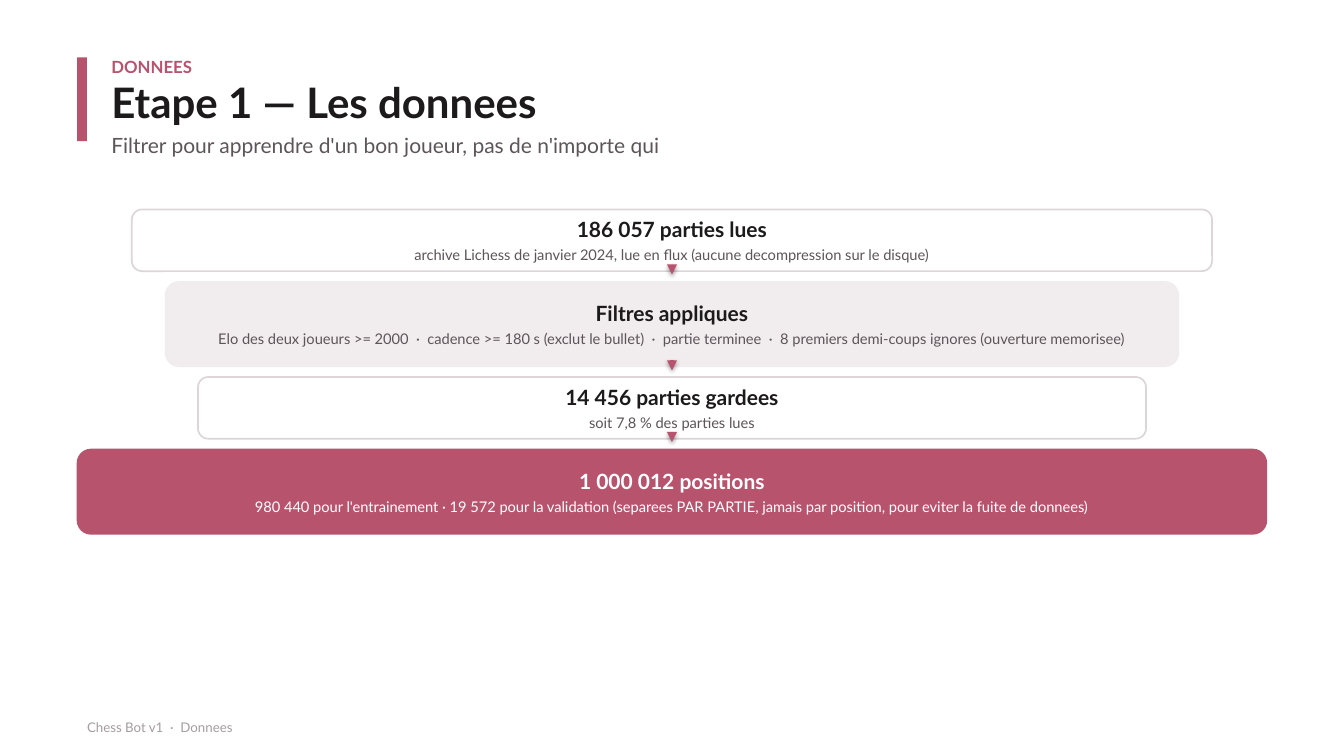
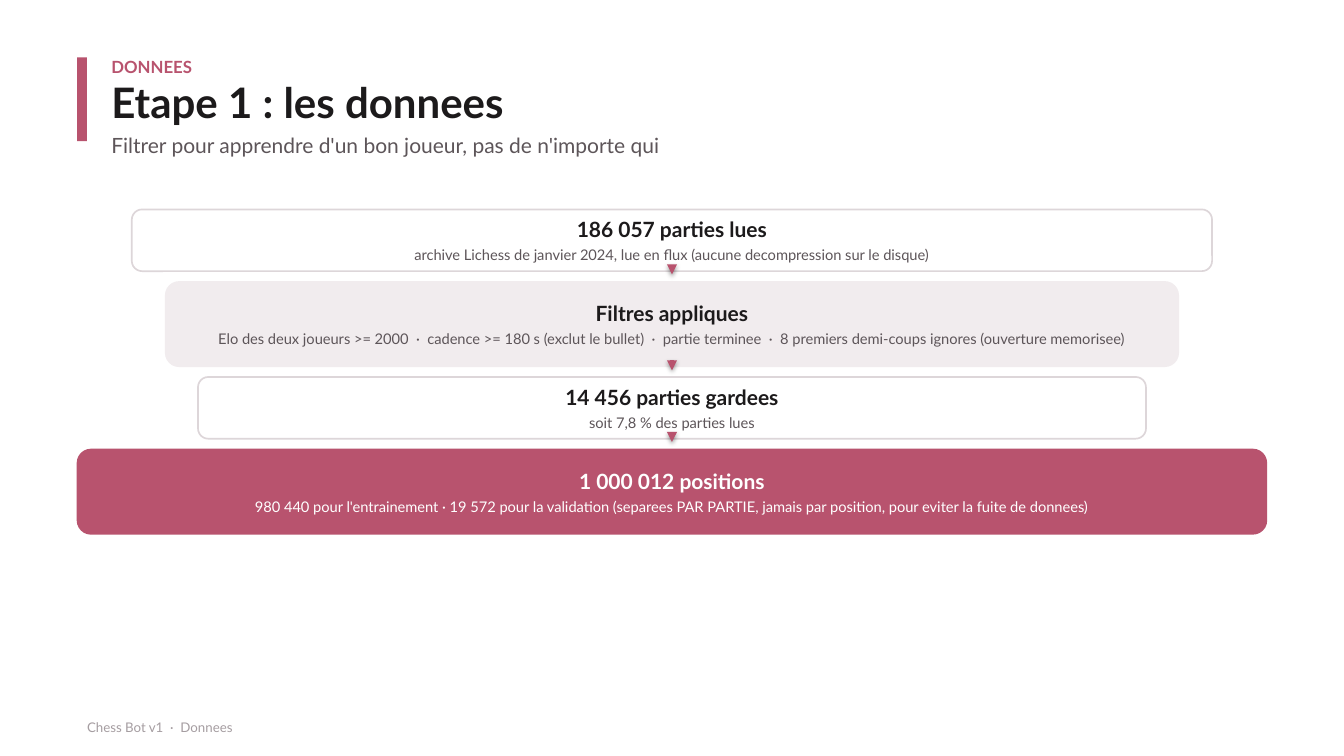
Before and after one commit to naadjath/chess-bot-v1, a slide deck: slide 6 of LIVRABLES/6-Soutenance/Soutenance.pptx. Drawn at 1344x756 pixels with LibreOffice and Linux fonts; fonts in the diff are those of the drawing. Boxes give left, top, right and bottom in pixels: in the first picture for what was removed or moved away, otherwise in the second. Text is boxed around its words. In the diff, an @@ line names an element or a change of style, - is before the commit and + after.

```diff
--- a/LIVRABLES/6-Soutenance/Soutenance.pptx
+++ b/LIVRABLES/6-Soutenance/Soutenance.pptx
@@ text at (x1=111, y1=86, x2=504, y2=125): text changed @@
-Etape 1 — Les donnees
+Etape 1 : les donnees
```
Also in this commit, not shown: 11 other slides changed, 3 other files.
